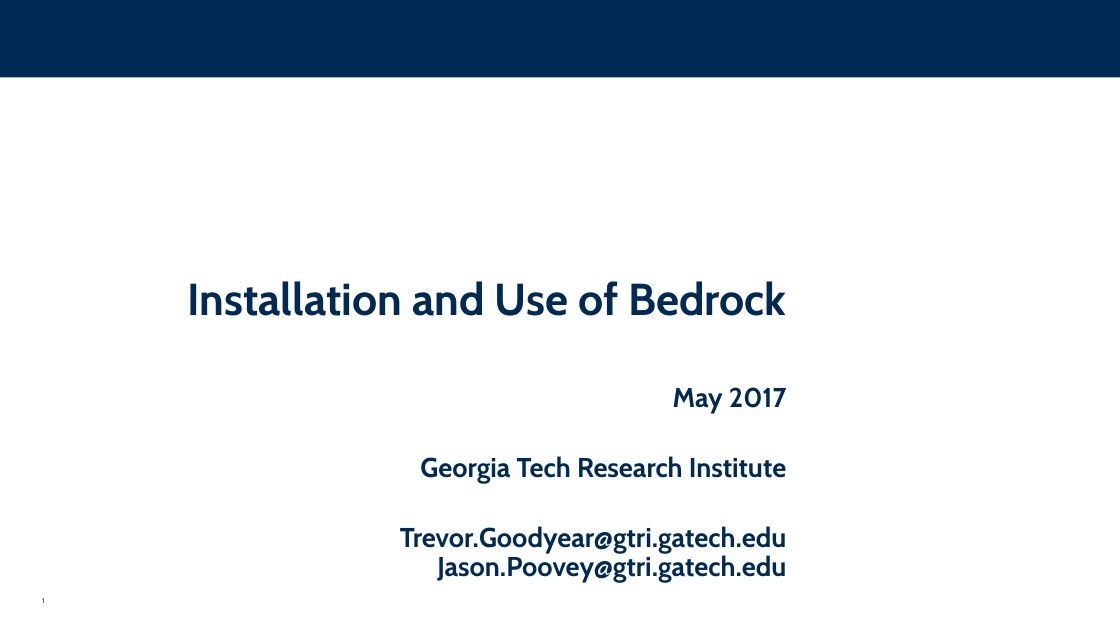
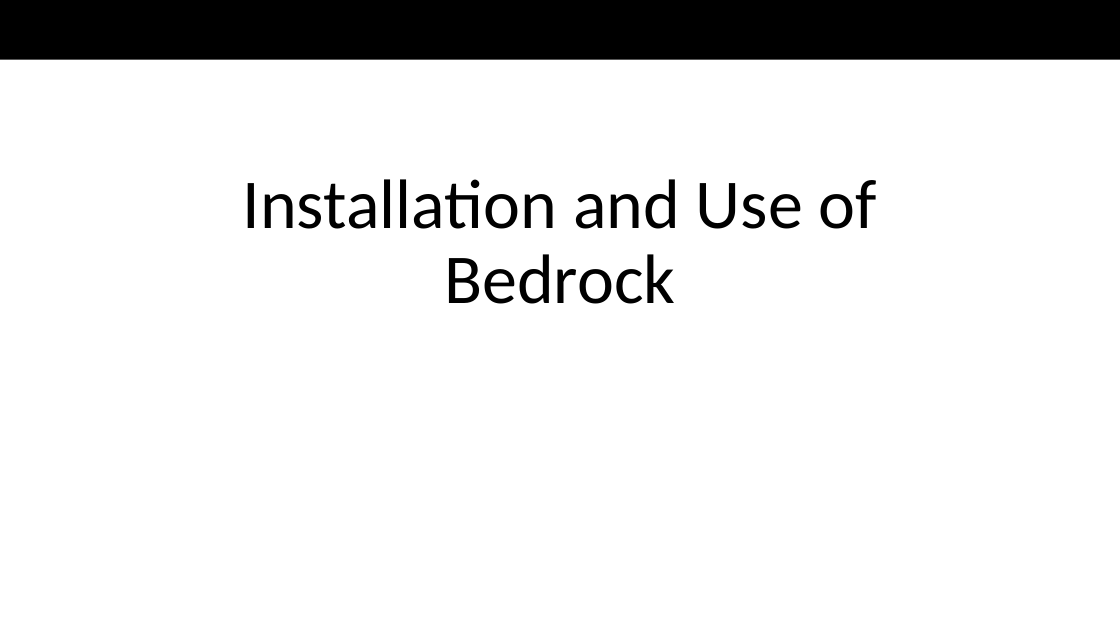
Before and after one commit to Bedrock-py/bedrock-core, a slide deck: slide 1 of docs/QuickStart.pptx. Drawn at 1120x630 pixels with LibreOffice and Linux fonts; fonts in the diff are those of the drawing; background and template pictures are left out. Boxes give left, top, right and bottom in pixels: in the first picture for what was removed or moved away, otherwise in the second. Text is boxed around its words. In the diff, an @@ line names an element or a change of style, - is before the commit and + after.

```diff
--- a/docs/QuickStart.pptx
+++ b/docs/QuickStart.pptx
@@ rectangle: place and size @@
-rectangle at [0, 0, 1120, 78]
+rectangle at [0, 0, 1120, 60]
@@ rectangle at [0, 0, 1120, 60]: fill #002A54 to #000000 @@
@@ title "Installation and Use of Bedrock": place and size @@
-title "Installation and Use of Bedrock" at [187, 281, 786, 316]
+title "Installation and Use of Bedrock" at [243, 179, 877, 304]
@@ title "Installation and Use of Bedrock" at [243, 179, 877, 304]: size 46 to 72 pt, font Cabin to Calibri, text colour #002A54 to #000000, bold off; alignment right to centre; line spacing 1 to 0.9 @@
@@ text removed at [673, 387, 787, 413] @@
-May 2017
@@ text removed at [400, 456, 787, 583] @@
-Georgia Tech Research Institute
-Trevor.Goodyear@gtri.gatech.edu
-Jason.Poovey@gtri.gatech.edu
```
Also in this commit, not shown: 4 other slides changed, 2 slides added.
